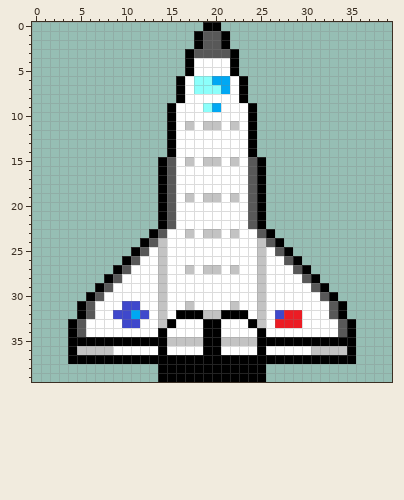
Pixel-art sprite: src/main/resources/ship.png. The picture above was drawn from the file before the commit.
The file is 40x40 pixels.
The result:
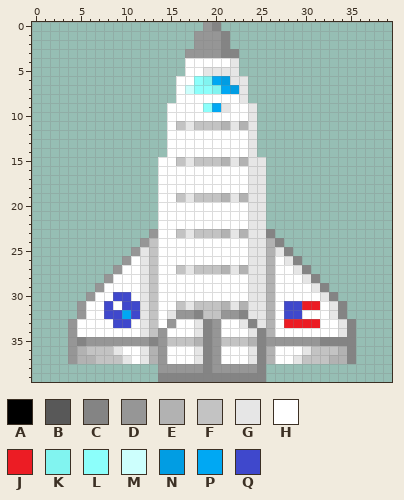
Palette (. is transparent): A #000000  B #585858  C #848484  D #969696  E #b2b2b2  F #c3c3c3  G #e6e6e6  H #ffffff  J #ec1c24  K #81f4f0  L #8cfffb  M #cdfffd  N #019de3  P #00a8f3  Q #3f48cc
Change:
Changed rows in their new state; - is an unchanged pixel.
first column x 4:
 0 ---------------DC---------------
 1 --------------DDDC--------------
 2 --------------DDDC--------------
 3 -------------DDDDCC-------------
 4 -------------H----G-------------
 5 -------------H-GGGG-------------
 6 ------------H--K-NGG------------
 7 ------------HM--K-NG------------
 8 ------------H------G------------
 9 -----------H-----G--G-----------
10 -----------H--------G-----------
11 -----------HFGF--EGEG-----------
12 -----------H--------G-----------
13 -----------H--------G-----------
14 -----------H--------G-----------
15 ----------HHFGF--EGEGG----------
16 ----------HH--------GG----------
17 ----------HH--------GG----------
18 ----------HH--------GG----------
19 ----------HHFGF--EGEGG----------
20 ----------HH--------GG----------
21 ----------HH--------GG----------
22 ----------HH--------GG----------
23 ---------DH-FGF--EGEGGC---------
24 --------DFH---------GGEC--------
25 -------DGFH---------GGEGC-------
26 ------DHGFH---------GGE-GC------
27 -----DH-GFH-FGF--EGEGGE--GC-----
28 ----DH--GFH---------GGE---GC----
29 ---DH---GFH---------GGE----GC---
30 --DH-QQ-GFH---------GGE-----GC--
31 -DH-Q---GFH-FGFFFEGEGGE-QQJJ-GC-
32 -DH-Q-PQGFHGDDC--DDCGGEHQQ---GC-
33 DH---Q-HGFHD--GCD--GCGEH--JJ--GC
34 DH------GFD---GCD---GCE-------GC
35 DCDDDDDDDCD---ECD---ECDDDDDDCCCC
36 DE---G--GED---GCD---GCE---G---EC
37 DEEFFFGHGEDHHHGCDHHHGCEHHGFFFEEC
38 ----------DDDDDCDDDDDC----------
39 ----------CCCCCCCCCCCC----------
Boxes around the changes in both pictures, in picture pixels (x1, y1, x2, y2):
changed: (68, 22, 356, 382)
